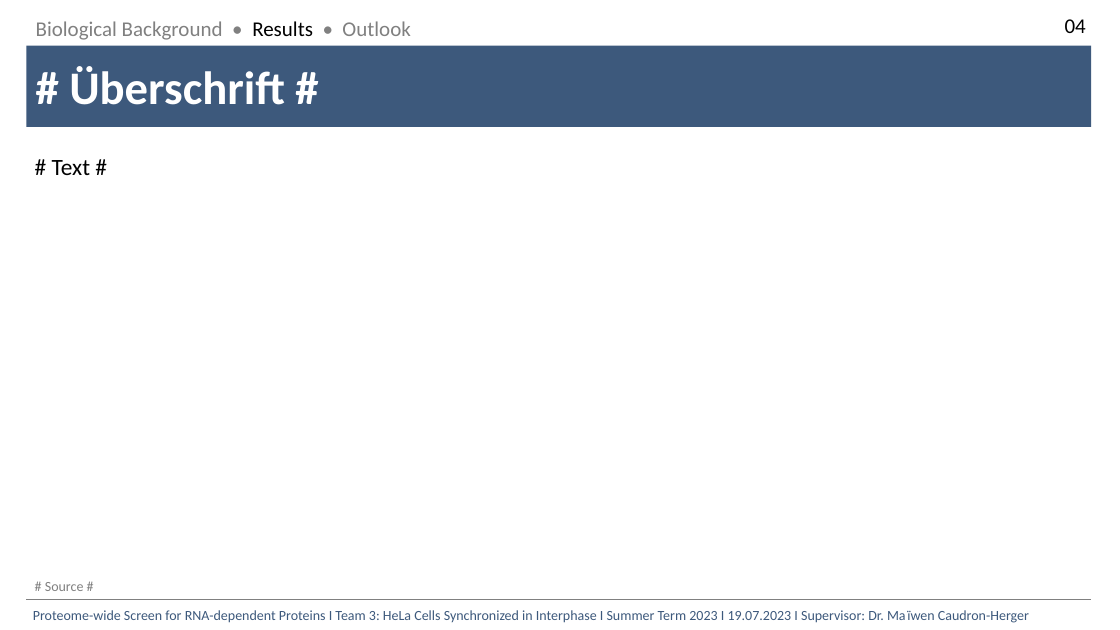
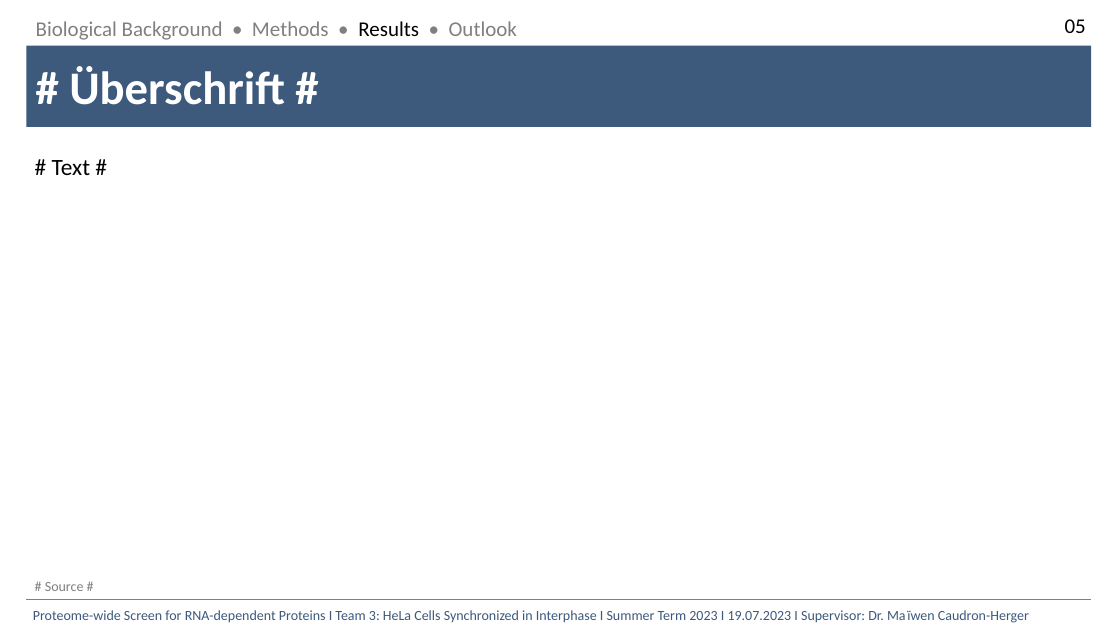
Before and after one commit to datascience-mobi-2023/topic03_team03, a slide deck: slide 4 of Template_Final_Presentation.pptx (slide 3 before the commit). Drawn at 1120x630 pixels with LibreOffice and Linux fonts; fonts in the diff are those of the drawing. Boxes give left, top, right and bottom in pixels: in the first picture for what was removed or moved away, otherwise in the second. Text is boxed around its words. In the diff, an @@ line names an element or a change of style, - is before the commit and + after.

Commit message:
Methods als Folie hinzugefügt

```diff
--- a/Template_Final_Presentation.pptx
+++ b/Template_Final_Presentation.pptx
@@ text at [36,21,517,40]: text changed @@
-Biological Background • Results • Outlook
+Biological Background • Methods • Results • Outlook
@@ text at [1065,19,1086,33]: text changed @@
-04
+05
```
Also in this commit, not shown: 3 other slides changed, 1 slide added.
